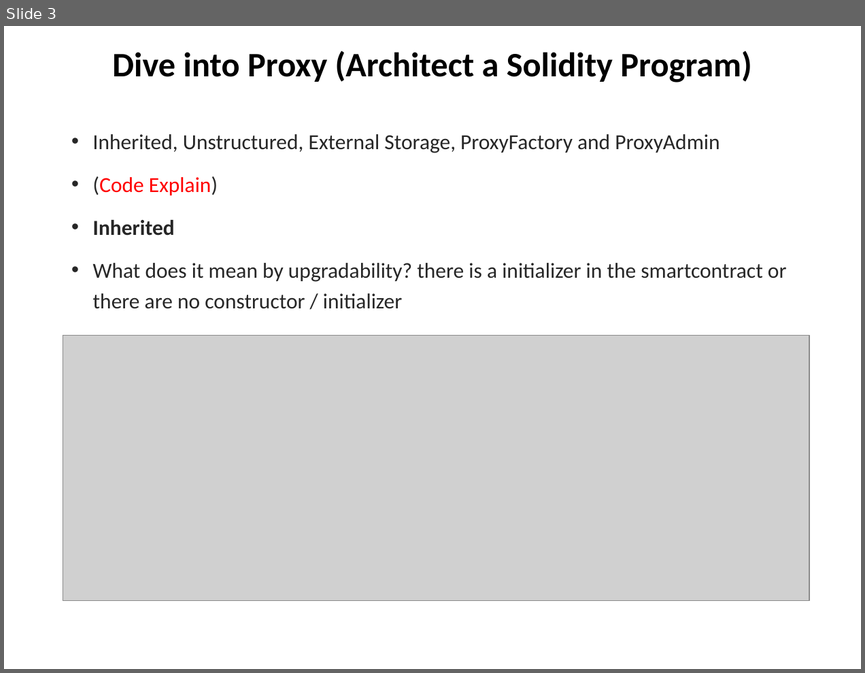
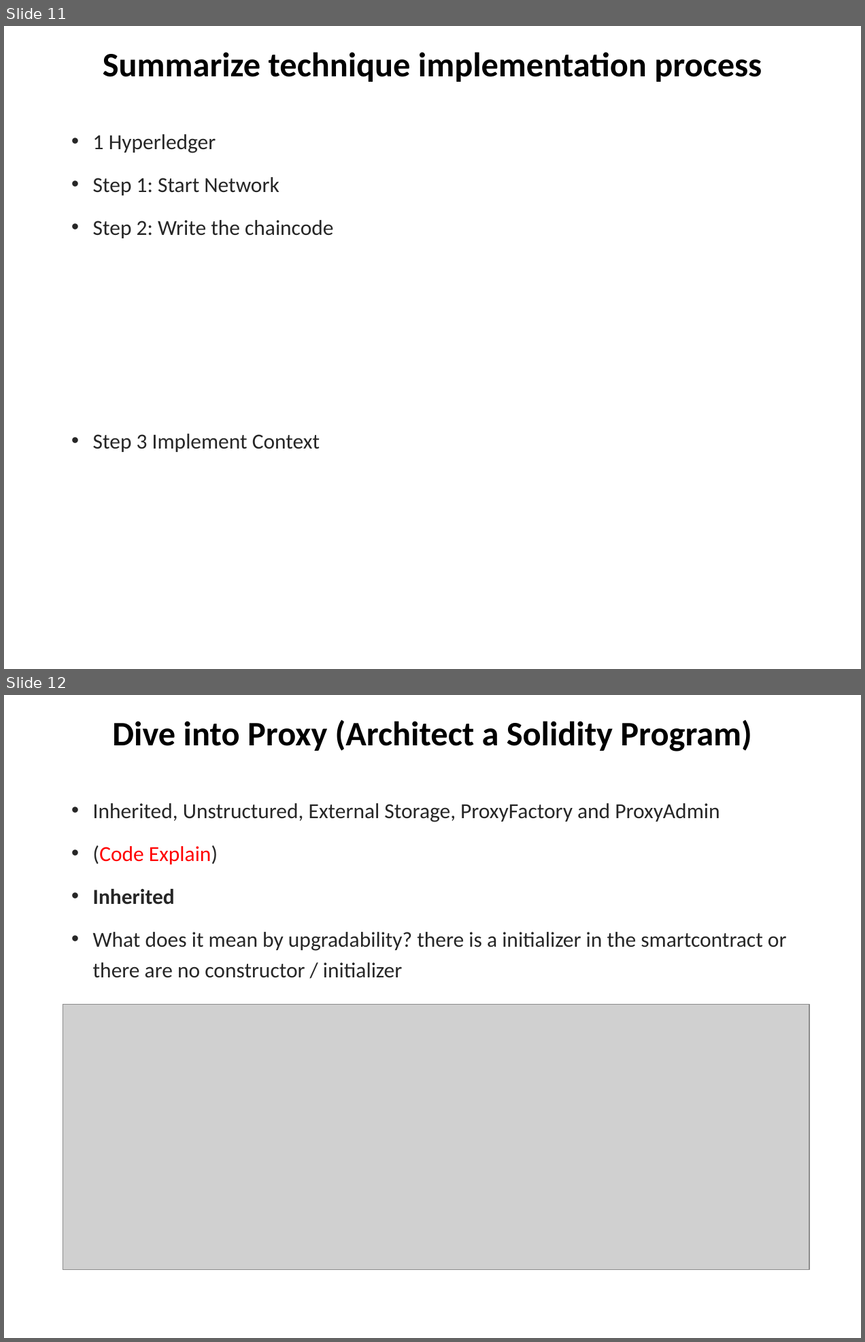
Before and after one commit to chuacw/SGUS-Slides, a slide deck: BCI - Day13 - Reactjs 2 Web3.pptx. Shown one above the other, each under a label of ours: slide 3 before the commit, slides 11 and 12 after it. The pictures are 865x673 and 865x1342 pixels, drawn with LibreOffice and Linux fonts; fonts in the diff are those of the drawing; grey boxes stand for pictures. Boxes give left, top, right and bottom in pixels: in the first picture for what was removed or moved away, otherwise in the second. Text is boxed around its words. In the diff, an @@ line names an element or a change of style, - is before the commit and + after.

```diff
--- a/BCI - Day13 - Reactjs 2 Web3.pptx
+++ b/BCI - Day13 - Reactjs 2 Web3.pptx
@@ slide 11 added at [4, 26, 861, 669], background #FFFFFF @@
@@ title added at [103, 52, 762, 82], 28.8 pt, text #000000, bold @@
+Summarize technique implementation process
@@ text added at [93, 134, 333, 452], 18 pt, text #262626 @@
+• 1 Hyperledger
+• Step 1: Start Network
+• Step 2: Write the chaincode
+• Step 3 Implement Context
@@ what was slide 3 is now slide 12 @@
```
Also in this commit, not shown: 1 slide changed, 9 other slides added, 2 other files.
